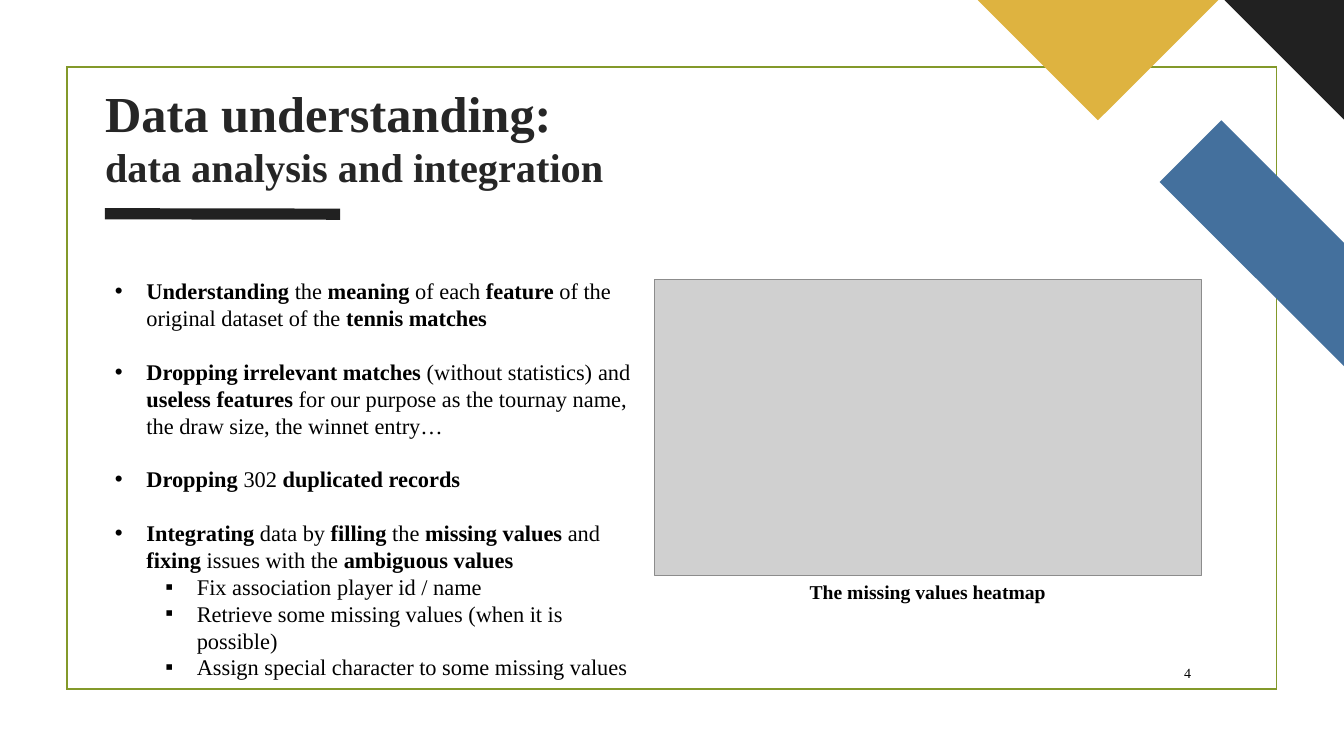
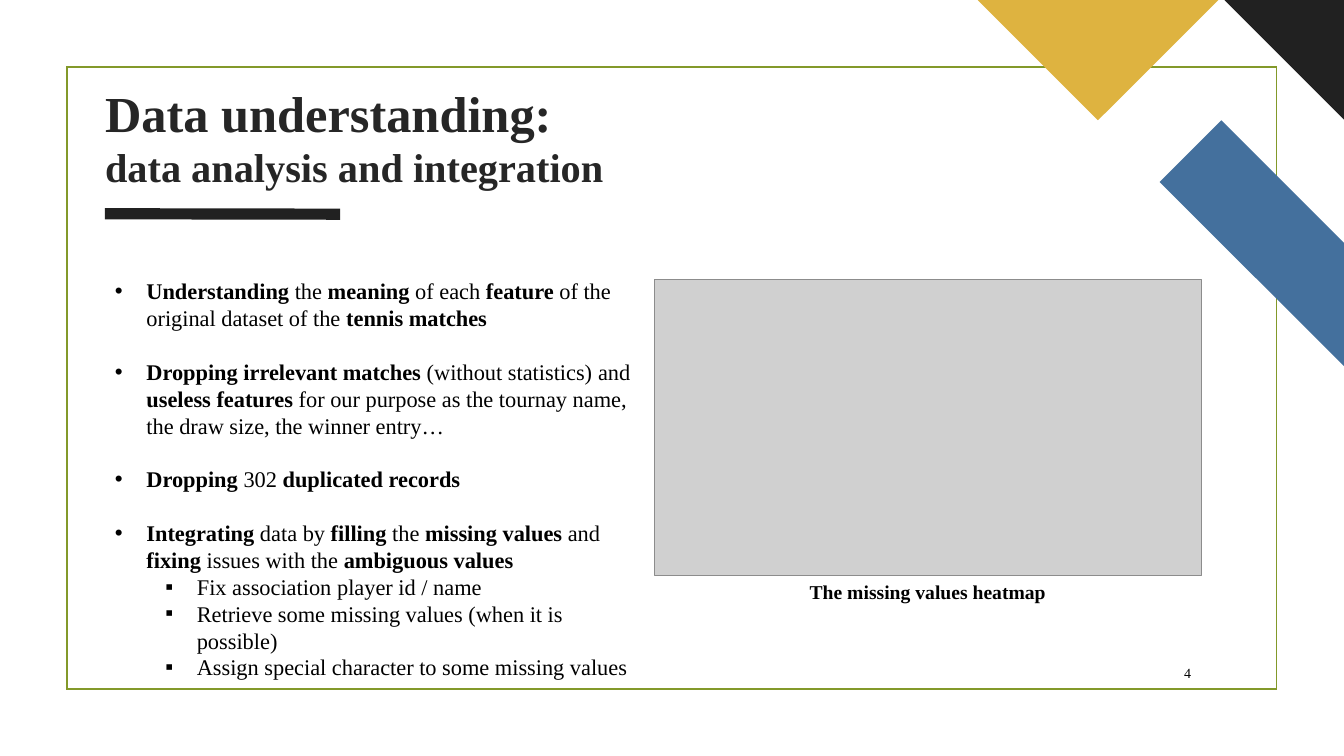
Before and after one commit to nikodallanoce/DataMiningProject, a slide deck: slide 4 of DM_14_project.pptx. Drawn at 1344x756 pixels with LibreOffice and Linux fonts; fonts in the diff are those of the drawing; grey boxes stand for pictures; background and template pictures are left out. Boxes give left, top, right and bottom in pixels: in the first picture for what was removed or moved away, otherwise in the second. Text is boxed around its words. In the diff, an @@ line names an element or a change of style, - is before the commit and + after.

```diff
--- a/DM_14_project.pptx
+++ b/DM_14_project.pptx
@@ text at (146, 364, 630, 439): text changed @@
-• Dropping irrelevant matches (without statistics) and useless features for our purpose as the tournay name, the draw size, the winnet entry…
+• Dropping irrelevant matches (without statistics) and useless features for our purpose as the tournay name, the draw size, the winner entry…
```
Also in this commit, not shown: 6 other slides changed, 1 other file.
